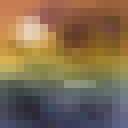
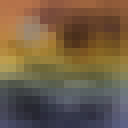
Layered file, before and after one edit (128 x 128). Changes by layer:
painted on "Layer #1" over [0, 0, 128, 128]
"Layer": opacity 73% → 72% over [0, 0, 128, 128]
painted on "skybox_01.png copy" over [0, 0, 128, 128]
